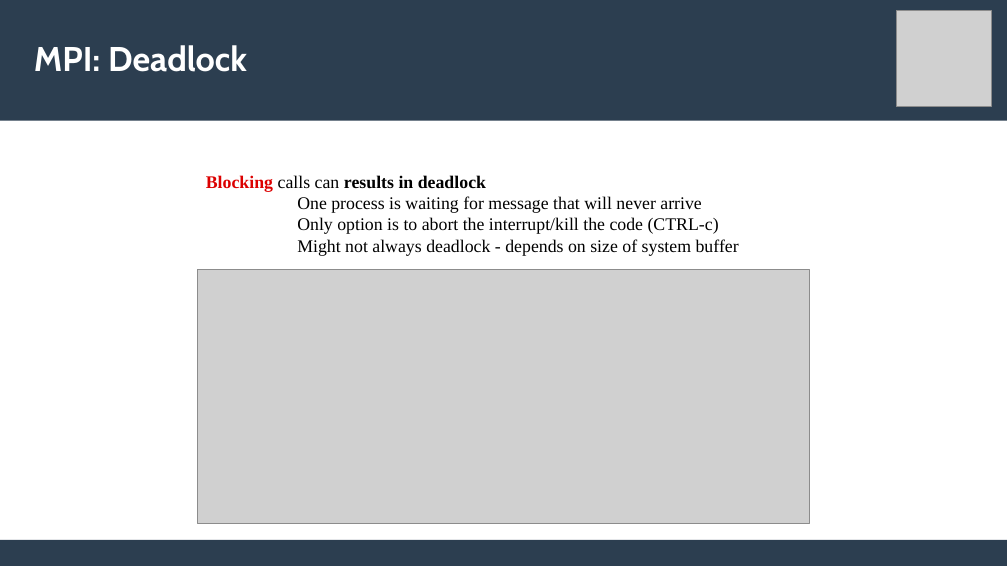
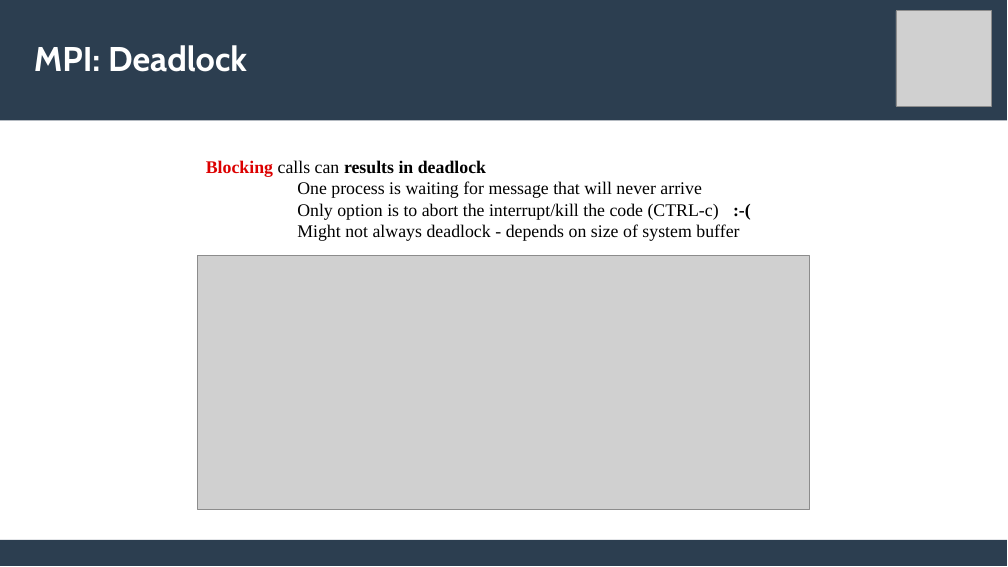
Before and after one commit to lemoinep/ParallelProgramming, a slide deck: slide 14 of MySlides/Session2_ParallelProgramming_MPI.pptx (slide 11 before the commit). Drawn at 1008x567 pixels with LibreOffice and Linux fonts; fonts in the diff are those of the drawing; grey boxes stand for pictures. Boxes give left, top, right and bottom in pixels: in the first picture for what was removed or moved away, otherwise in the second. Text is boxed around its words. In the diff, an @@ line names an element or a change of style, - is before the commit and + after.

```diff
--- a/MySlides/Session2_ParallelProgramming_MPI.pptx
+++ b/MySlides/Session2_ParallelProgramming_MPI.pptx
@@ text "Blocking calls can results in ...": place and size @@
-text "Blocking calls can results in ..." at <box>206,175,739,256</box>
+text "Blocking calls can results in ..." at <box>206,160,739,241</box>
@@ text at <box>297,203,719,220</box>: text changed @@
-Only option is to abort the interrupt/kill the code (CTRL-c)
+Only option is to abort the interrupt/kill the code (CTRL-c) :-(
@@ picture: place and size @@
-picture at <box>198,270,810,524</box>
+picture at <box>198,256,810,510</box>
```
Also in this commit, not shown: 11 other slides changed, 6 slides added, 3 slides removed, 1 other file.
